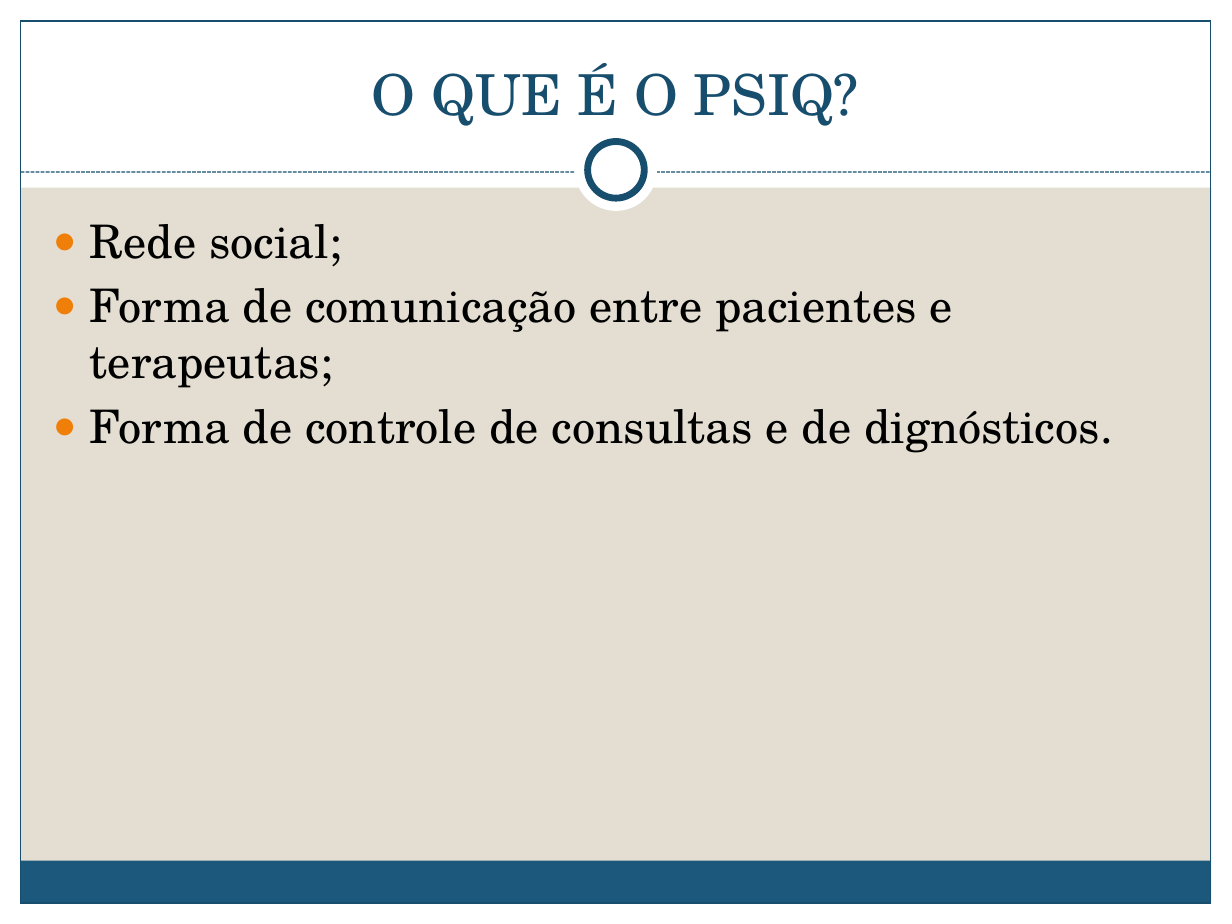
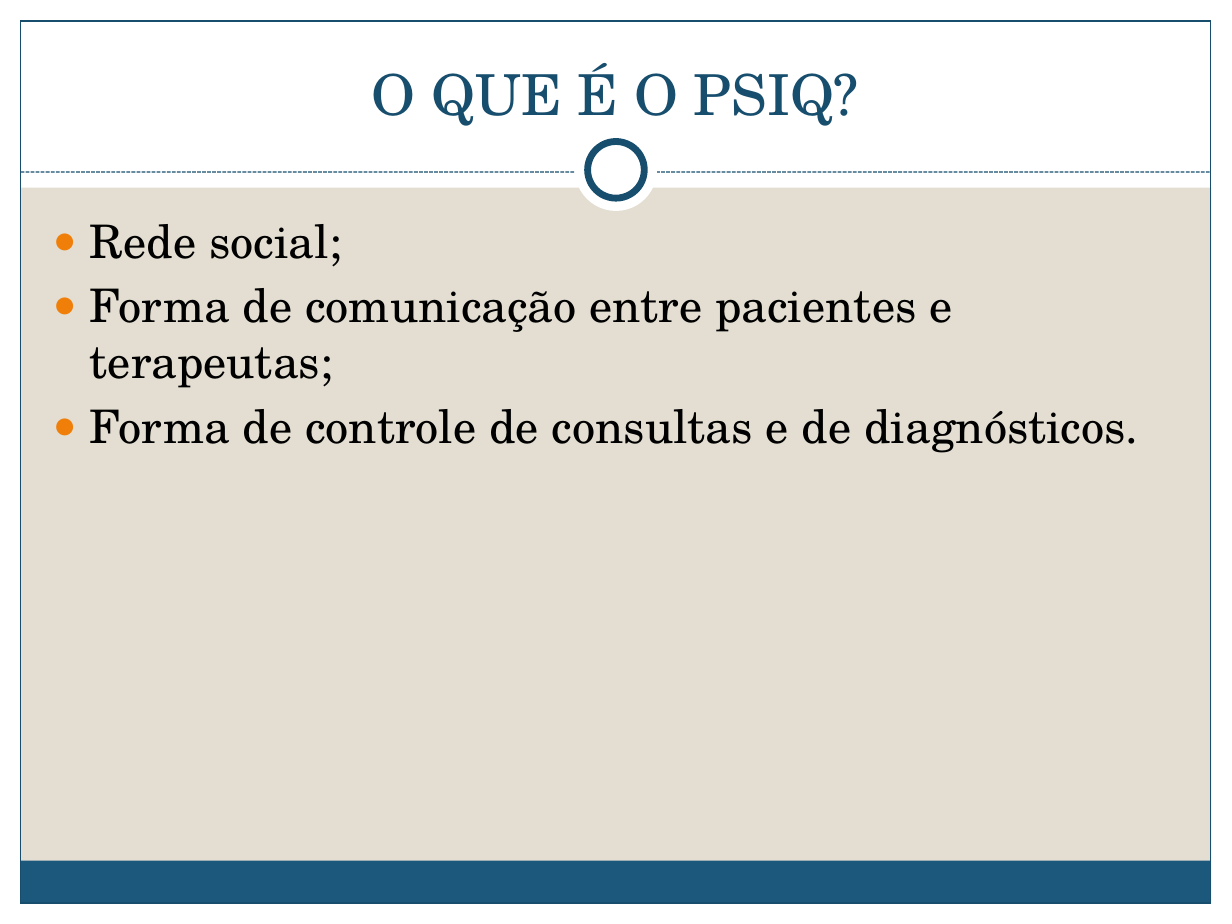
Before and after one commit to jhenitmj/PSIQ, a slide deck: slide 2 of DocumentoPSIQ/PSIQ.pptx. Drawn at 1232x924 pixels with LibreOffice and Linux fonts; fonts in the diff are those of the drawing. Boxes give left, top, right and bottom in pixels: in the first picture for what was removed or moved away, otherwise in the second. Text is boxed around its words. In the diff, an @@ line names an element or a change of style, - is before the commit and + after.

Commit message:
PSIQ

```diff
--- a/DocumentoPSIQ/PSIQ.pptx
+++ b/DocumentoPSIQ/PSIQ.pptx
@@ text at <box>90,409,1138,453</box>: text changed @@
-● Forma de controle de consultas e de dignósticos.
+● Forma de controle de consultas e de diagnósticos.
```
Also in this commit, not shown: 1 other slide changed, 7 slides added.
